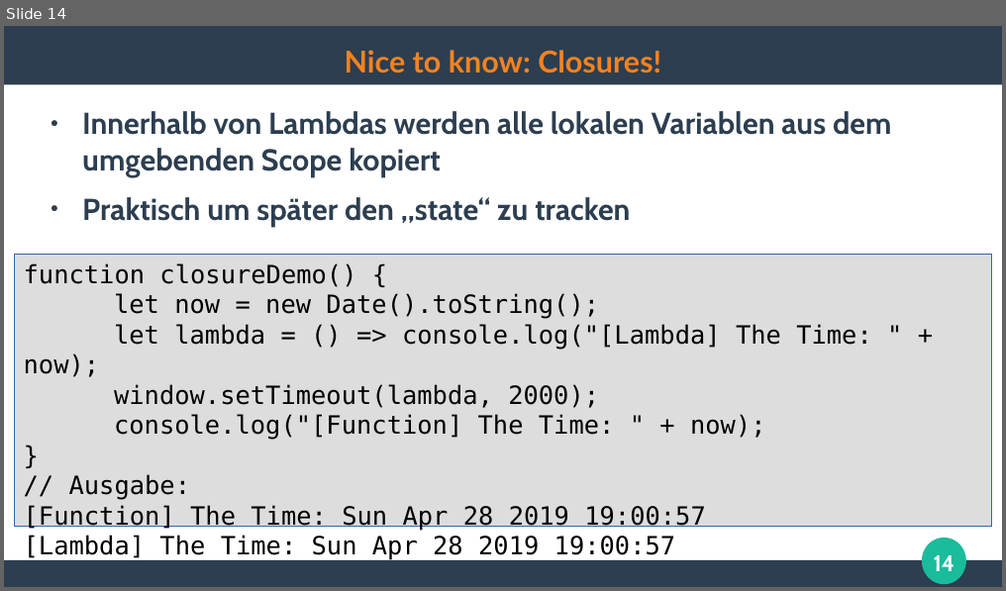
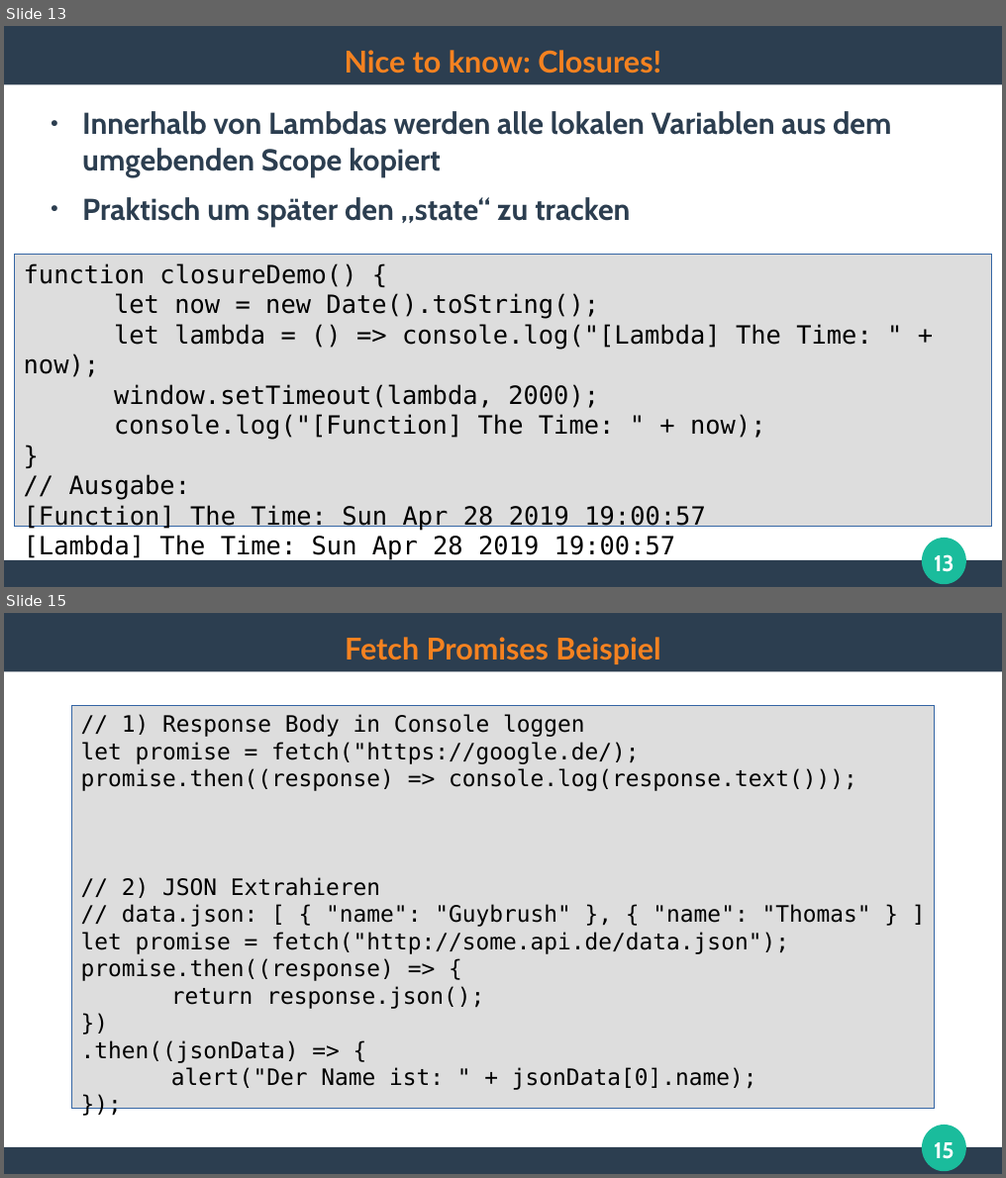
Before and after one commit to ghandmann/HS-AlbSig-WebAnwendungen2, a slide deck: Kapitel/05_Web2.0_AJAX_1x1.odp. Shown one above the other, each under a label of ours: slide 14 before the commit, slides 13 and 15 after it; the slides between them are not shown. The pictures are 1006x591 and 1006x1178 pixels, drawn with LibreOffice and Linux fonts; fonts in the diff are those of the drawing. Boxes give left, top, right and bottom in pixels: in the first picture for what was removed or moved away, otherwise in the second. Text is boxed around its words. In the diff, an @@ line names an element or a change of style, - is before the commit and + after.

```diff
--- a/Kapitel/05_Web2.0_AJAX_1x1.odp
+++ b/Kapitel/05_Web2.0_AJAX_1x1.odp
@@ slide 15 added at [4, 613, 1002, 1174], background #FFFFFF; not listed: 3 template elements that a slide beside it also shows @@
@@ title added at [345, 637, 660, 664], 24 pt, text #F58220, bold @@
+Fetch Promises Beispiel
@@ rectangle added at [72, 705, 935, 1108], fill #DDDDDD, outline #3465A4 0 pt, 18 pt, text #000000 @@
+// 1) Response Body in Console loggen
+let promise = fetch("https://google.de/);
+promise.then((response) => console.log(response.text()));
+// 2) JSON Extrahieren
+// data.json: [ { "name": "Guybrush" }, { "name": "Thomas" } ]
+let promise = fetch("http://some.api.de/data.json");
+promise.then((response) => {
+return response.json();
+})
+.then((jsonData) => {
+alert("Der Name ist: " + jsonData[0].name);
+});
@@ page number added at [934, 1143, 954, 1159], 18 pt, text #FFFFFF, bold @@
+15
@@ what was slide 14 is now slide 13 @@
@@ page number at [934, 555, 954, 572]: text changed @@
-14
+13
```
Also in this commit, not shown: 3 slides changed, 2 other slides added, 1 slide removed, 1 other file.
